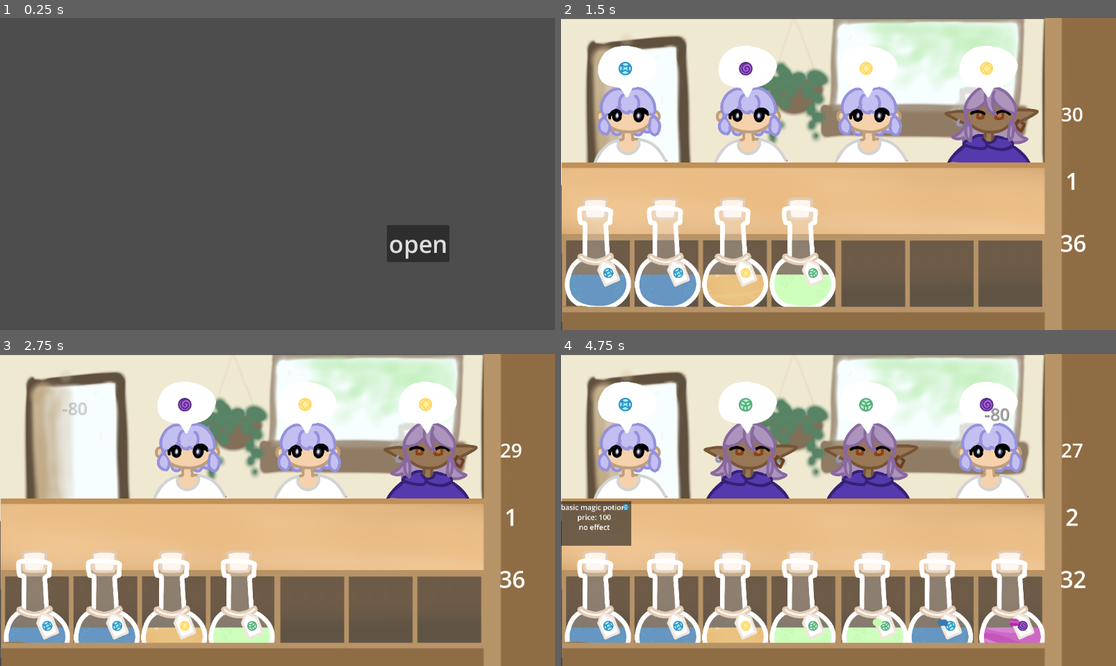
Above: before the commit, frames 1-4 (two rows, left to right).
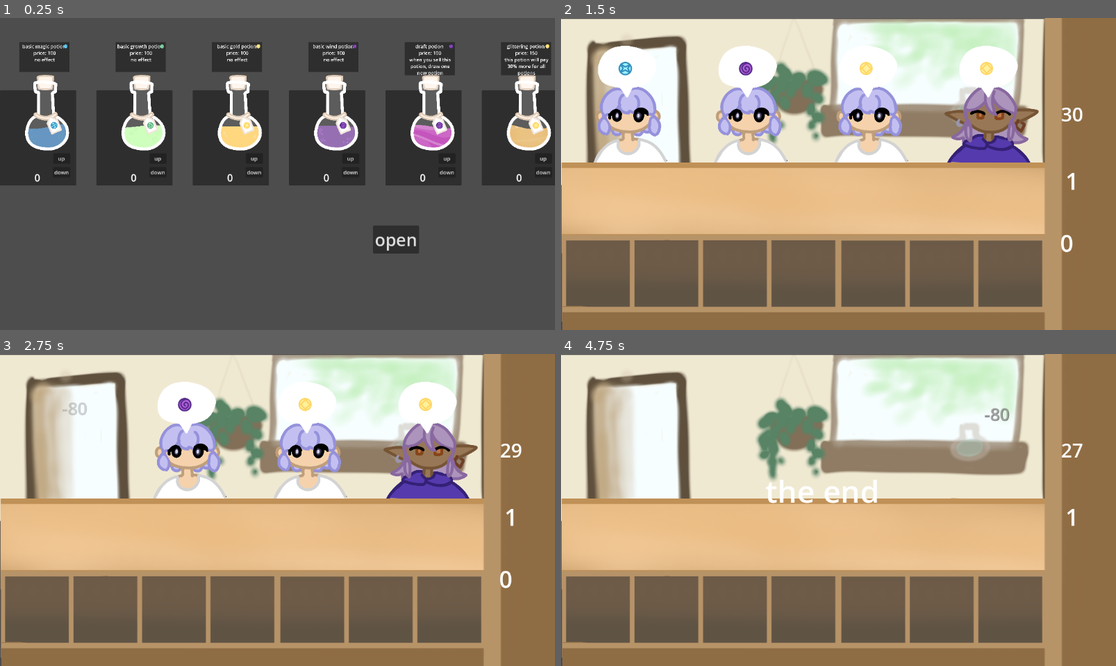
Above: after the commit, the same moments.

Repository: clairewsu/game
Game: Godot game, scene res://scripts/bigmain.tscn
Same seed, same stepped clock (60 frames per second), same inputs: the game is played once before the commit and once after it.
Inputs (mouse positions are in pixels of both pictures, inside the frame that each line leads up to):
- Up to frame 1 (0.25 s): no input
- Up to frame 2 (1.5 s): click "open" at 0.5 s; click "start" at 1.25 s
- Up to frame 3 (2.75 s): tap Enter (enter, bound only after the commit) at 2 s; drag from (66, 413) to (310, 413) at 2.02 s
- Up to frame 4 (4.75 s): drag from (749, 413) to (988, 413) at 2.77 s; move the mouse to (871, 413) at 3.52 s; hold Right (r) 3.53-4.25 s; click (871, 413) at 3.67 s; tap Enter (enter, bound only after the commit) at 3.8 s; drag from (988, 413) to (599, 609) at 4.27 s

The runs differ from the first frame. In frame 1, 31% of the frame differs, in the area x 0-100%, y 7-79%; in frame 2, 11%; in frame 3, 8.6%; in frame 4, 29%.

Commit message:
now u can actually edit ur deck

Diff:
--- a/project.godot
+++ b/project.godot
@@ -59,6 +59,11 @@
 , Object(InputEventKey,"resource_local_to_scene":false,"resource_name":"","device":0,"window_id":0,"alt_pressed":false,"shift_pressed":false,"ctrl_pressed":false,"meta_pressed":false,"pressed":false,"keycode":0,"physical_keycode":68,"key_label":0,"unicode":0,"location":0,"echo":false,"script":null)
 ]
 }
+enter={
+"deadzone": 0.2,
+"events": [Object(InputEventKey,"resource_local_to_scene":false,"resource_name":"","device":0,"window_id":0,"alt_pressed":false,"shift_pressed":false,"ctrl_pressed":false,"meta_pressed":false,"pressed":false,"keycode":0,"physical_keycode":4194309,"key_label":0,"unicode":0,"location":0,"echo":false,"script":null)
+]
+}
 
 [physics]
 
--- /dev/null
+++ b/scenes/mainui.tscn
@@ -0,0 +1,14 @@
+[gd_scene format=3 uid="uid://btiubotorunc6"]
+
+[ext_resource type="Script" uid="uid://c320fbsytd8dg" path="res://scripts/mainui.gd" id="1_hdcb6"]
+
+[node name="mainui" type="CanvasLayer" unique_id=2083767084]
+script = ExtResource("1_hdcb6")
+
+[node name="open" type="Button" parent="." unique_id=1275572053]
+offset_left = 774.0
+offset_top = 431.0
+offset_right = 870.0
+offset_bottom = 489.0
+theme_override_font_sizes/font_size = 36
+text = "open"
--- /dev/null
+++ b/scenes/make_menu.tscn
@@ -0,0 +1,45 @@
+[gd_scene format=3 uid="uid://c2c57qbq2djeu"]
+
+[ext_resource type="Script" uid="uid://cn1g88b0pwrd8" path="res://scripts/make_menu.gd" id="1_1xrvg"]
+
+[node name="Panel" type="Panel" unique_id=1847262564]
+z_index = -10
+offset_right = 226.0
+offset_bottom = 283.0
+script = ExtResource("1_1xrvg")
+
+[node name="TextureRect" type="TextureRect" parent="." unique_id=1432136383]
+z_index = -10
+layout_mode = 0
+offset_right = 224.0
+offset_bottom = 286.0
+
+[node name="upbutton" type="Button" parent="." unique_id=1726639578]
+layout_mode = 0
+offset_left = 158.0
+offset_top = 187.0
+offset_right = 208.0
+offset_bottom = 218.0
+focus_mode = 0
+text = "up"
+
+[node name="downbutton" type="Button" parent="." unique_id=2056925282]
+layout_mode = 0
+offset_left = 157.0
+offset_top = 228.0
+offset_right = 208.0
+offset_bottom = 259.0
+focus_mode = 0
+text = "down"
+
+[node name="Label" type="Label" parent="." unique_id=1835045774]
+layout_mode = 0
+offset_left = 102.0
+offset_top = 238.0
+offset_right = 158.0
+offset_bottom = 292.0
+theme_override_font_sizes/font_size = 30
+text = "0"
+
+[connection signal="pressed" from="upbutton" to="." method="_on_upbutton_pressed"]
+[connection signal="pressed" from="downbutton" to="." method="_on_downbutton_pressed"]
--- a/scripts/bigmain.gd
+++ b/scripts/bigmain.gd
@@ -1,9 +1,14 @@
 extends Node
 var open_scene = preload("res://scenes/main.tscn")
+@export var object_scene:PackedScene
+@export var menu_scene:PackedScene
+var cards={}
 
 # Called when the node enters the scene tree for the first time.
 func _ready() -> void:
 	$ui/open.pressed.connect(_on_open)
+	cards=DeckManager.cards
+	show_menu()
 
 
 # Called every frame. 'delta' is the elapsed time since the previous frame.
@@ -14,3 +19,29 @@
 	var open=open_scene.instantiate()
 	add_child(open)
 	$ui/open.hide()
+
+func show_menu():
+	var x=1
+	for name in cards.keys():
+		var object=object_scene.instantiate()
+		var menu=menu_scene.instantiate()
+		object.data=cards[name]
+		add_child(object)
+		add_child(menu)
+		object.scale*=.5
+		menu.scale*=.7
+		object.sold=true
+		object.menu_ver=true
+		object.position=Vector2(-100,200)+Vector2(200*x,0)
+		object._show_desc(name,object.data.color,object.data.basevalue,object.data.desc,object.position)
+		menu.position=object.position+Vector2(-100,-50)
+		menu.objname=name
+		menu.add.connect(addtodeck)
+		x+=1
+		$ui/open.pressed.connect(object.queue_free)
+		$ui/open.pressed.connect(menu.queue_free)
+	x=1
+
+func addtodeck(name,amount):
+	for i in range(amount):
+		DeckManager.addtodeck(name)
--- a/scripts/bigmain.tscn
+++ b/scripts/bigmain.tscn
@@ -1,18 +1,13 @@
 [gd_scene format=3 uid="uid://c681khles0wyn"]
 
 [ext_resource type="Script" uid="uid://dxun8y1qu6ie4" path="res://scripts/bigmain.gd" id="1_odprv"]
-[ext_resource type="Script" uid="uid://c320fbsytd8dg" path="res://scripts/mainui.gd" id="2_5605s"]
+[ext_resource type="PackedScene" uid="uid://btiubotorunc6" path="res://scenes/mainui.tscn" id="2_5605s"]
+[ext_resource type="PackedScene" uid="uid://b76apnyc2rpv6" path="res://scenes/object.tscn" id="2_ddrcu"]
+[ext_resource type="PackedScene" uid="uid://c2c57qbq2djeu" path="res://scenes/make_menu.tscn" id="3_ooc2v"]
 
 [node name="main" type="Node" unique_id=1121462328]
 script = ExtResource("1_odprv")
+object_scene = ExtResource("2_ddrcu")
+menu_scene = ExtResource("3_ooc2v")
 
-[node name="ui" type="CanvasLayer" parent="." unique_id=1531537415]
-script = ExtResource("2_5605s")
-
-[node name="open" type="Button" parent="ui" unique_id=1779101585]
-offset_left = 803.0
-offset_top = 430.0
-offset_right = 933.0
-offset_bottom = 507.0
-theme_override_font_sizes/font_size = 50
-text = "open"
+[node name="ui" parent="." unique_id=2083767084 instance=ExtResource("2_5605s")]
--- a/scripts/deck_manager.gd
+++ b/scripts/deck_manager.gd
@@ -18,13 +18,8 @@
 func _process(delta: float) -> void:
 	pass
 
-func addtodeck():
-	deck.clear() #for testing purposes
-	for i in range(10):
-		deck.append(cards["basic magic potion"])
-		deck.append(cards["basic growth potion"])
-		deck.append(cards["glittering potion"])
-		deck.append(cards["draft potion"])
+func addtodeck(name):
+	deck.append(cards[name])
 
 func draw():
 	if deck.is_empty():
--- a/scripts/main.gd
+++ b/scripts/main.gd
@@ -31,9 +31,9 @@
 	round=0
 	score=0
 	penalty=0
-	DeckManager.addtodeck()
 	spawn_guy()
-	spawn_object(4)
+	for i in range(4):
+		spawn_object()
 	respawning_guys=false
 	respawning_object=false
 	$Timer.start()
@@ -68,28 +68,30 @@
 		guy.sellto.connect(_guy_clicked)
 		guypressed.connect(guy._is_pressed)
 
-func spawn_object(n:int):
-	for i in range(n):
-		var slot=get_free_slot()
-		if slot == -1:
-			return
-		var card=DeckManager.draw()
-		if card==null:
-			return
-		var object=object_scene.instantiate()
-		object.data=card
-		object.slot=slot
-		object.exists=self
-		object.scale*=.75
-		object.position=slots[slot]
-		object.defaultpos=object.position
-		add_child(object)
-		end.connect(object.queue_free)
-		object.select.connect(_on_select)
-		select1.connect(object._on_select)
-		sellto.connect(object._guy_clicked)
+func spawn_object():
+	var slot=get_free_slot()
+	if slot == -1:
+		return
+	var card=DeckManager.draw()
+	if card==null:
+		return
+	var object=object_scene.instantiate()
+	object.data=card
+	object.slot=slot
+	object.exists=self
+	object.scale*=.75
+	object.position=slots[slot]
+	object.defaultpos=object.position
+	add_child(object)
+	end.connect(object.queue_free)
+	object.select.connect(_on_select)
+	select1.connect(object._on_select)
+	sellto.connect(object._guy_clicked)
 
 func respawn_guys():
+	if DeckManager.deck.size()==0:
+		end.emit()
+		return
 	respawning_guys=true
 	for i in range(10):
 		await get_tree().process_frame
@@ -101,7 +103,8 @@
 
 func respawn_object():
 	respawning_object=true
-	spawn_object(4)
+	for i in range(4):
+		spawn_object()
 	respawning_object=false
 
 func get_free_slot():
--- /dev/null
+++ b/scripts/make_menu.gd
@@ -0,0 +1,26 @@
+extends Panel
+var objname:String
+var amount=0
+signal add
+
+# Called when the node enters the scene tree for the first time.
+func _ready() -> void:
+	pass # Replace with function body.
+
+
+# Called every frame. 'delta' is the elapsed time since the previous frame.
+func _process(delta: float) -> void:
+	$Label.text=str(amount)
+
+
+func _on_upbutton_pressed() -> void:
+	amount+=1
+
+
+func _on_downbutton_pressed() -> void:
+	amount=max(amount-1,0)
+
+func _unhandled_input(event):
+	if event.is_action_pressed("enter"):
+		add.emit(objname,amount)
+		amount=0
--- a/scripts/object.gd
+++ b/scripts/object.gd
@@ -18,6 +18,7 @@
 var sold=false
 var exists=null
 var slot=-1
+var menu_ver=false
 @export var defaultpos=Vector2(500,400)
 var objpos:Vector2
 var mousepos:Vector2
@@ -50,7 +51,6 @@
 	mouse_entered.connect(_on_mouse_entered)
 	mouse_exited.connect(_on_mouse_exited)
 	position+=Vector2(0,-200)
-	show_desc.connect(_show_desc)
 
 
 # Called every frame. 'delta' is the elapsed time since the previous frame.
@@ -71,7 +71,7 @@
 	if selected:
 		speed=15
 		position=position.move_toward(defaultpos+Vector2(0,-100),speed)
-		show_desc.emit(data.name,data.color,data.basevalue,data.desc,position)
+		_show_desc(data.name,data.color,data.basevalue,data.desc,position)
 	var moved=position-objpos
 	if position != defaultpos:
 		is_moving=true
@@ -130,7 +130,7 @@
 
 func _on_mouse_entered():
 	if not sold and not is_moving:
-		show_desc.emit(data.name,data.color,data.basevalue,data.desc,position)
+		_show_desc(data.name,data.color,data.basevalue,data.desc,position)
 
 func _on_mouse_exited():
 	if not selected:
@@ -177,7 +177,7 @@
 		add_child(particle)
 
 func _show_desc(name:String,color:int,cost:int,desc:String,pos:Vector2):
-	if not sold:
+	if not sold or menu_ver:
 		if color==0:
 			$objdesc/TextureRect.texture=gold
 		elif color==1:
@@ -192,6 +192,8 @@
 
 
 func _hide_desc():
+	if menu_ver:
+		return
 	$objdesc.hide()
 
 func _on_select(slot1,scrolling):
--- a/scripts/object_scripts/swirldraft.gd
+++ b/scripts/object_scripts/swirldraft.gd
@@ -12,4 +12,4 @@
 
 func on_sold(main):
 	await main.get_tree().create_timer(.1).timeout
-	main.spawn_object(1)
+	main.spawn_object()
Not shown, added: scripts/make_menu.gd.uid
